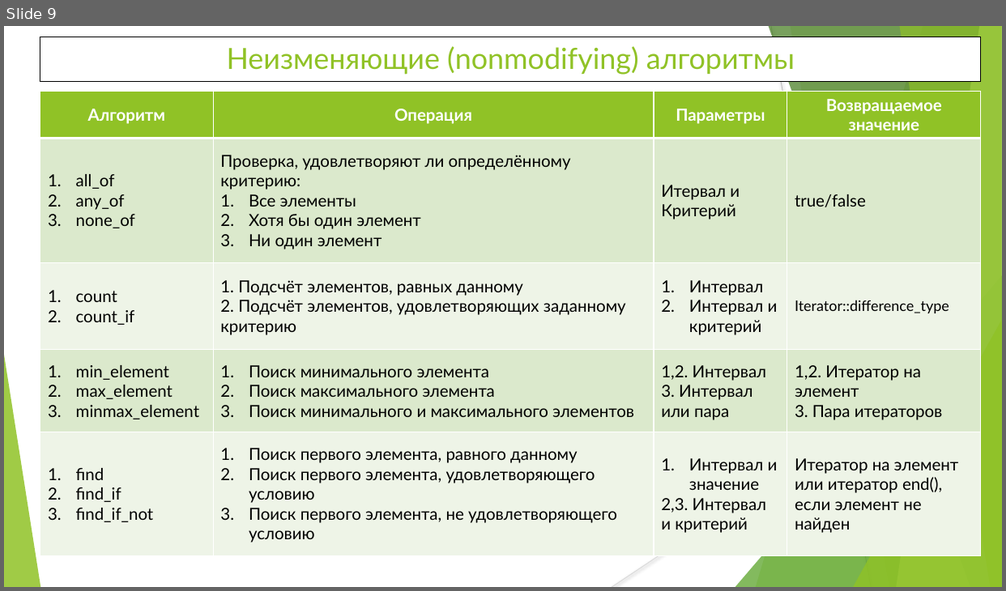
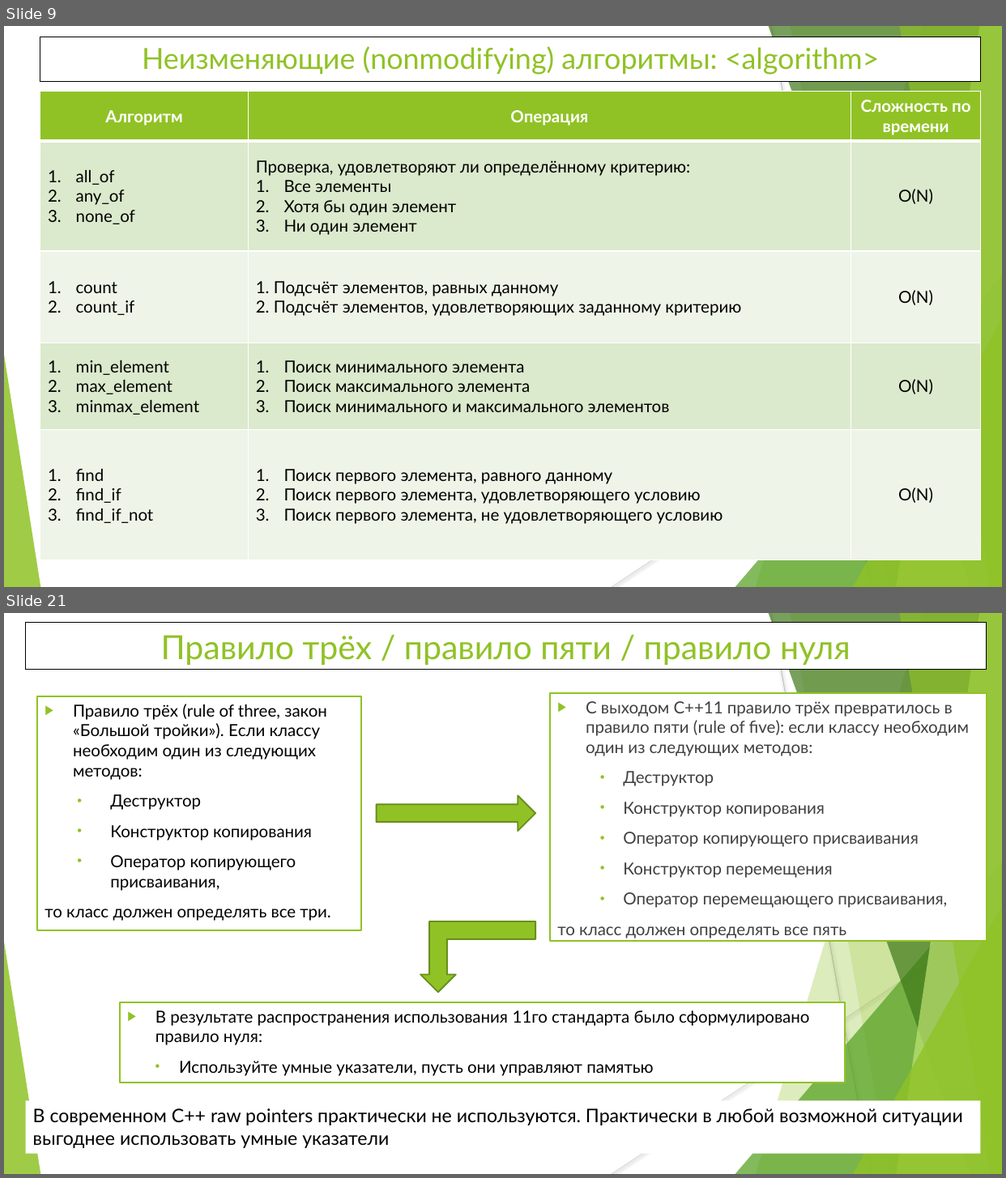
Before and after one commit to WhiteCatStudies/lectures, a slide deck: lecture6/lecture6.pptx. Shown one above the other, each under a label of ours: slide 9 before the commit, slides 9 and 21 after it; the slides between them are not shown. The pictures are 1006x591 and 1006x1178 pixels, drawn with LibreOffice and Linux fonts; fonts in the diff are those of the drawing. Boxes give left, top, right and bottom in pixels: in the first picture for what was removed or moved away, otherwise in the second. Text is boxed around its words. In the diff, an @@ line names an element or a change of style, - is before the commit and + after.

Commit message:
lecture6: some algorithms, shared_ptr and unique_ptr

```diff
--- a/lecture6/lecture6.pptx
+++ b/lecture6/lecture6.pptx
@@ slide 21 added at (4,613,1002,1174), background #FFFFFF; not listed: 10 template elements that a slide beside it also shows @@
@@ rectangle added at (26,623,987,670), fill #FFFFFF, outline #000000 0.75 pt, 32 pt, text #90C226 @@
+Правило трёх / правило пяти / правило нуля
@@ text added at (38,697,362,931), fill #FFFFFF, outline #90C226 1.5 pt, 16 pt, text #000000 @@
+▶ Правило трёх (rule of three, закон «Большой тройки»). Eсли классу необходим один из следующих методов:
+• Деструктор
+• Конструктор копирования
+• Оператор копирующего присваивания,
+то класс должен определять все три.
@@ rectangle added at (551,693,987,941), fill #FFFFFF, outline #90C226 1.5 pt, 16 pt, text #404040 @@
+▶ С выходом С++11 правило трёх превратилось в правило пяти (rule of five): если классу необходим один из следующих методов:
+• Деструктор
+• Конструктор копирования
+• Оператор копирующего присваивания
+• Конструктор перемещения
+• Оператор перемещающего присваивания,
+то класс должен определять все пять
@@ right arrow added at (376,796,535,831), fill #90C226, outline #6B901C 1.5 pt @@
@@ bent up arrow added at (420,922,535,992), fill #90C226, outline #6B901C 1.5 pt @@
@@ rectangle added at (120,1003,846,1083), fill #FFFFFF, outline #90C226 1.5 pt, 16 pt, text #000000 @@
+▶ В результате распространения использования 11го стандарта было сформулировано правило нуля:
+• Используйте умные указатели, пусть они управляют памятью
@@ text added at (33,1109,963,1148), 18 pt, text #000000 @@
+В современном C++ raw pointers практически не используются. Практически в любой возможной ситуации выгоднее использовать умные указатели
@@ slide 9 changed as well @@
@@ text in rectangle at (142,46,880,75): text changed @@
-Неизменяющие (nonmodifying) алгоритмы
+Неизменяющие (nonmodifying) алгоритмы: <algorithm>
@@ table at (40,91,981,561) @@
-column 3: Параметры | Итервал и / Критерий | Интервал / Интервал и критерий | 1,2. Интервал / 3. Интервал или пара | Интервал и значение / 2,3. Интервал и критерий
-column 4: Возвращаемое значение | true/false | Iterator::difference_type | 1,2. Итератор на элемент / 3. Пара итераторов | Итератор на элемент или итератор end(), если элемент не найден
+column 3: Сложность по времени | O(N) | O(N) | O(N) | O(N)
```
Also in this commit, not shown: 2 other slides changed, 10 other slides added, 10 other files.
